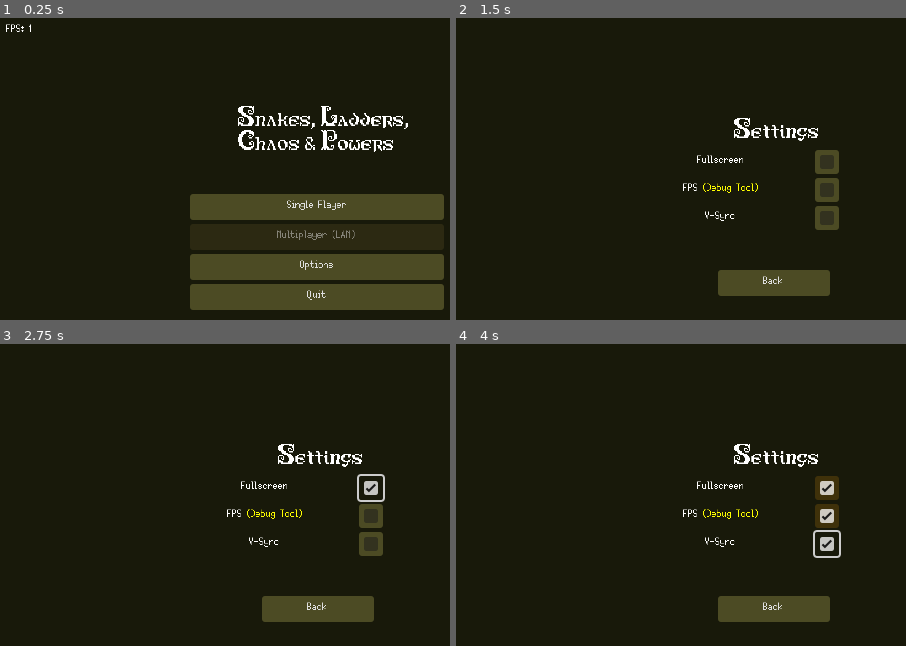
Above: before the commit, frames 1-4 (two rows, left to right).
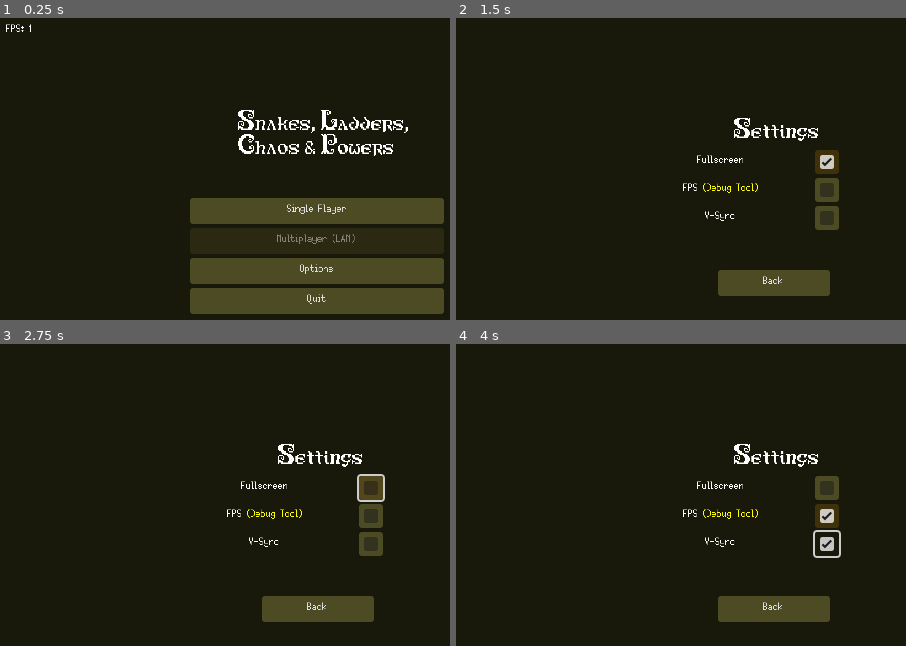
Above: after the commit, the same moments.

Repository: RistrettoLass/Snakes--Ladders--Chaos---Powers
Game: Godot game, scene res://Resources/Scene/Main_Menu.tscn
The game is run twice, just before and just after one commit, with the same random seed, the same clock (stepped at 60 frames per second) and the same inputs.
Inputs (mouse positions are in pixels of both pictures, inside the frame that each line leads up to):
- Up to frame 1 (0.25 s): no input
- Up to frame 2 (1.5 s): click "Options" at 0.5 s; click "Video" at 1.25 s
- Up to frame 3 (2.75 s): click (369, 488) at 2 s
- Up to frame 4 (4 s): click (825, 516) at 2.75 s; click (825, 543) at 3.5 s

The runs differ from the first frame. In frame 1, 6.8% of the frame differs, in the area x 42-99%, y 29-99%; in frame 2, 0.4%; in frame 3, 0.4%; in frame 4, 0.4%.

Commit message:
SFX
Added SFX to every button press, varying pitch using RNG to break monotony

Diff:
--- a/Resources/Scene/FPS Counter.tscn
+++ b/Resources/Scene/FPS Counter.tscn
@@ -1,7 +1,9 @@
-[gd_scene load_steps=3 format=3 uid="uid://bvwosthj7e004"]
+[gd_scene load_steps=5 format=3 uid="uid://bvwosthj7e004"]
 
+[ext_resource type="Script" uid="uid://pl2147dyipsq" path="res://Resources/Scripts/fps_counter.gd" id="1_ojlhx"]
 [ext_resource type="Theme" uid="uid://dkay5gbrpfsmc" path="res://Resources/Themes/Small Font.tres" id="1_peroa"]
 [ext_resource type="Script" uid="uid://bg3vafd0syci3" path="res://Resources/Scripts/Debug Tools/fps_counter.gd" id="2_p2xxe"]
+[ext_resource type="AudioStream" uid="uid://nrtbd55l4h7p" path="res://Resources/Assets/SFX/blipSelect.wav" id="3_p2xxe"]
 
 [node name="Control" type="Control"]
 layout_mode = 3
@@ -10,6 +12,7 @@
 anchor_bottom = 1.0
 grow_horizontal = 2
 grow_vertical = 2
+script = ExtResource("1_ojlhx")
 
 [node name="CanvasLayer" type="CanvasLayer" parent="."]
 
@@ -22,3 +25,9 @@
 bbcode_enabled = true
 text = "FPS"
 script = ExtResource("2_p2xxe")
+
+[node name="AudioStreamPlayer" type="AudioStreamPlayer" parent="."]
+stream = ExtResource("3_p2xxe")
+volume_db = -6.0
+mix_target = 2
+bus = &"Sound Effects"
--- a/Resources/Scene/Main_Menu.tscn
+++ b/Resources/Scene/Main_Menu.tscn
@@ -8,6 +8,10 @@
 [node name="Main Menu" type="Control"]
 layout_mode = 3
 anchors_preset = 0
+offset_left = 320.0
+offset_top = 184.0
+offset_right = 320.0
+offset_bottom = 184.0
 script = ExtResource("1_mavmb")
 
 [node name="ColorRect" type="ColorRect" parent="."]
@@ -15,7 +19,7 @@
 offset_left = -320.0
 offset_top = -184.0
 offset_right = 320.0
-offset_bottom = 184.0
+offset_bottom = 176.0
 color = Color(0.0938534, 0.0975025, 0.03889, 1)
 
 [node name="HBoxContainer" type="VBoxContainer" parent="."]
@@ -59,8 +63,6 @@
 text = "Quit
 "
 
-[node name="Camera2D" type="Camera2D" parent="."]
-
 [node name="RichTextLabel" type="RichTextLabel" parent="."]
 layout_mode = 0
 offset_left = -80.0
--- a/Resources/Scene/Options_Menu.tscn
+++ b/Resources/Scene/Options_Menu.tscn
@@ -112,6 +112,7 @@
 layout_mode = 2
 size_flags_vertical = 3
 theme = ExtResource("3_x063j")
+button_pressed = true
 
 [node name="fpsCB" type="CheckBox" parent="Video Settings/vSettings/Option"]
 layout_mode = 2
@@ -124,6 +125,7 @@
 theme = ExtResource("3_x063j")
 
 [node name="Button" type="Button" parent="Video Settings"]
+layout_mode = 0
 offset_left = 264.0
 offset_top = 256.0
 offset_right = 376.0
@@ -199,6 +201,7 @@
 value = 100.0
 
 [node name="Button" type="Button" parent="Audio Settings"]
+layout_mode = 0
 offset_left = 264.0
 offset_top = 256.0
 offset_right = 376.0
--- /dev/null
+++ b/Resources/Scripts/Autoload/ButtonAudioManager.gd
@@ -0,0 +1,26 @@
+extends Node
+
+var click_sound: AudioStream = preload("res://Resources/Assets/SFX/blipSelect.wav")
+var player: AudioStreamPlayer
+
+func _ready():
+	player = AudioStreamPlayer.new()
+	player.stream = click_sound
+	add_child(player)
+
+func play_click():
+	player.set_pitch_scale(randf_range(0.89,1.12))
+	if player.playing:
+		player.stop()
+	player.play()
+
+func connect_buttons(node: Node):
+	for child in node.get_children():
+		if child is Button:
+			if not child.pressed.is_connected(_on_button_pressed):
+				child.pressed.connect(_on_button_pressed)
+		elif child.get_child_count() > 0:
+			connect_buttons(child)
+
+func _on_button_pressed():
+	play_click()
--- /dev/null
+++ b/Resources/Scripts/fps_counter.gd
@@ -0,0 +1,4 @@
+extends Control
+
+func _ready():
+	ButtonAudioManager.connect_buttons(self)
--- a/Resources/Scripts/gameScene.gd
+++ b/Resources/Scripts/gameScene.gd
@@ -3,3 +3,6 @@
 @onready var mainMenu = "res://Resources/Scene/Main_Menu.tscn"
 func _on_main_menu_btn_pressed() -> void:
 	get_tree().change_scene_to_file(mainMenu)
+
+func _ready():
+	ButtonAudioManager.connect_buttons(self)
--- a/Resources/Scripts/main_menu.gd
+++ b/Resources/Scripts/main_menu.gd
@@ -1,6 +1,7 @@
 extends Control
 
-
+func _ready():
+	ButtonAudioManager.connect_buttons(self)
 
 func _on_singleplayer_pressed() -> void:
 	get_tree().change_scene_to_file("res://Resources/Scene/game.tscn")
--- a/Resources/Scripts/options_menu.gd
+++ b/Resources/Scripts/options_menu.gd
@@ -4,6 +4,7 @@
 	$"Main Settings".show()
 	$"Video Settings".hide()
 	$"Video Settings".hide()
+	ButtonAudioManager.connect_buttons(self)
 
 func _on_video_settings_pressed() -> void:
 	$"Main Settings".hide()
--- a/project.godot
+++ b/project.godot
@@ -19,10 +19,15 @@
 
 buses/default_bus_layout="res://Resources/Themes/default_bus_layout.tres"
 
+[autoload]
+
+ButtonAudioManager="*res://Resources/Scripts/Autoload/ButtonAudioManager.gd"
+
 [display]
 
 window/size/viewport_width=640
 window/size/viewport_height=360
+window/size/mode=3
 window/size/resizable=false
 window/stretch/mode="canvas_items"
 window/stretch/scale_mode="integer"
Not shown, added: Resources/Scripts/Autoload/ButtonAudioManager.gd.uid
Not shown, added: Resources/Scripts/fps_counter.gd.uid
